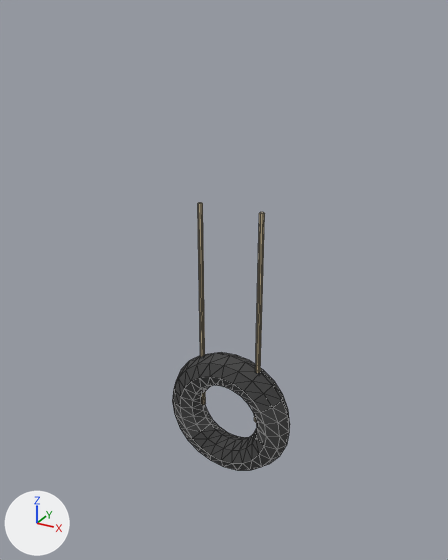
An edit to the glTF model assets/games/troll-ops/models/tire-swing.glb, drawn before and after from the same camera.
The view is the same before and after, from a 50 mm camera at (1.61, -3.01, 2.45) aimed at (-0.03, -0.02, 0.95). Lighting does not change. The marker at lower left points along +X, +Y and +Z. The first picture is the older version. Mesh edges are drawn as thin lines. Vertices at exactly the same position are counted once.

Before the edit, the objects in view are built like this:
```python
me_torus = bpy.data.meshes.new('Torus')
me_torus.from_pydata(...)  # a torus around z (ring radius 0.32, tube radius 0.11) spanning x -0.43..0.43, y -0.43..0.43, z -0.11..0.11, material slot 0; a 6-sided cylinder along y spanning x -0.21..-0.19, y 0.0..1.4, z -0.01..0.02, material slot 1; a 6-sided cylinder along y spanning x 0.19..0.21, y 0.0..1.4, z -0.01..0.02, material slot 1
me_torus.materials.append(mat_tirerubber)  # dark grey #3f3f3f
me_torus.materials.append(mat_swingrope)  # beige #c4b390
ob_tire_swing = bpy.data.objects.new('tire_swing', me_torus)
ob_tire_swing.location = (0.0, 0.0, 0.0)
ob_tire_swing.rotation_euler = (1.571, 0.0, 0.0)  # degrees (90, 0, 0)
```
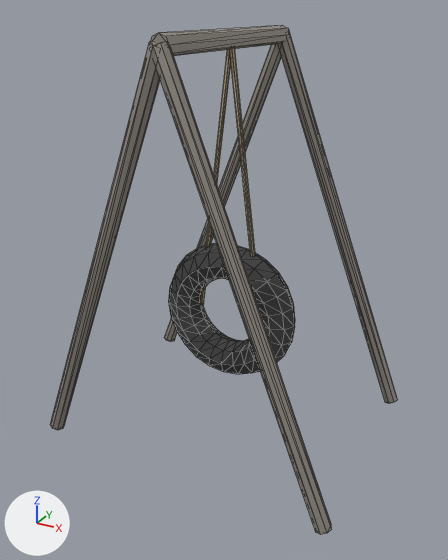
Patch to the scene script:
```diff
--- a/assets/games/troll-ops/models/tire-swing.glb.py
+++ b/assets/games/troll-ops/models/tire-swing.glb.py
@@ mat_swingframe @@
+mat_swingframe = principled_material('SwingFrame')
+mat_swingframe.base_color = (0.35, 0.32, 0.28)  # grey #a09990
+mat_swingframe.metallic = 0.3
+mat_swingframe.roughness = 0.55
@@ me_torus @@
 # used by ob_tire_swing; location = (0.0, 0.0, 0.0); rotation_euler = (1.571, 0.0, 0.0), in degrees (90, 0, 0)
-me_torus.from_pydata(...)  # 216 vertices, 424 faces; spans x -0.43..0.43, y -0.43..1.4, z -0.11..0.11
+me_torus.from_pydata(...)  # 296 vertices, 564 faces; spans x -0.49..1.39, y -0.05..1.35, z -1.17..1.2
+# me_torus part 1: a new loose piece, an 8-sided cylinder along y spanning x 0.4..0.5, y 0.0..1.3, z 1.1..1.2, in mat_swingframe (grey #a09990)
+# me_torus part 2: the loose piece of 192 vertices spanning x -0.43..0.43, y -0.43..0.43, z -0.11..0.11 is turned 90 degrees about the x axis through its middle, then moved by (0.45, 0.65, -0.4)
+# me_torus part 3: the loose piece of 12 vertices spanning x 0.19..0.21, y 0.0..1.4, z -0.01..0.02 is multiplied about its middle by the matrix ((0.0, 0.143, 1.111), (1.12, 0.0, 0.0), (0.0, 1.111, -0.143)), then moved by (0.15, -0.05, 0.37)
+# me_torus part 4: the loose piece of 12 vertices spanning x -0.21..-0.19, y 0.0..1.4, z -0.01..0.02 is multiplied about its middle by the matrix ((0.0, -0.143, -1.111), (-1.12, 0.0, 0.0), (0.0, 1.111, -0.143)), then moved by (0.75, -0.05, 0.37)
+# me_torus part 5: a new loose piece of 16 vertices spanning x -0.49..0.49, y -0.05..0.05, z -1.17..1.17, in mat_swingframe (grey #a09990)
+# me_torus part 6: a new loose piece of 16 vertices spanning x 0.41..1.39, y -0.05..0.05, z -1.17..1.17, in mat_swingframe (grey #a09990)
+# me_torus part 7: a new loose piece of 16 vertices spanning x -0.49..0.49, y 1.25..1.35, z -1.17..1.17, in mat_swingframe (grey #a09990)
+# me_torus part 8: a new loose piece of 16 vertices spanning x 0.41..1.39, y 1.25..1.35, z -1.17..1.17, in mat_swingframe (grey #a09990)
 me_torus.materials.append(mat_tirerubber)
 me_torus.materials.append(mat_swingrope)
+me_torus.materials.append(mat_swingframe)  # grey #a09990
@@ ob_tire_swing @@
 ob_tire_swing = bpy.data.objects.new('tire_swing', me_torus)
-ob_tire_swing.location = (0.0, 0.0, 0.0)
-ob_tire_swing.rotation_euler = (1.571, 0.0, 0.0)  # degrees (90, 0, 0)
+ob_tire_swing.location = (-0.45, -0.65, 1.15)
```

Boxes [x1, y1, x2, y2] around the edits, measured in the pictures (448 x 560 px; the box of a moved part takes in the faces that stretch with it):
'tire_swing', reshaped, moved, turned: before [172, 203, 290, 470]; after [50, 25, 397, 535]
part 1 of me_torus, added: after [151, 25, 290, 56]
part 2 of me_torus, moved or reshaped: before [172, 352, 290, 470]; after [168, 243, 295, 374]
part 3 of me_torus, moved or reshaped: before [254, 212, 265, 422]; after [200, 50, 231, 305]
part 4 of me_torus, moved or reshaped: before [198, 203, 206, 405]; after [230, 48, 255, 256]
part 5 of me_torus, added: after [50, 41, 160, 430]
part 6 of me_torus, added: after [153, 41, 332, 535]
part 7 of me_torus, added: after [164, 44, 282, 342]
part 8 of me_torus, added: after [280, 36, 397, 404]
